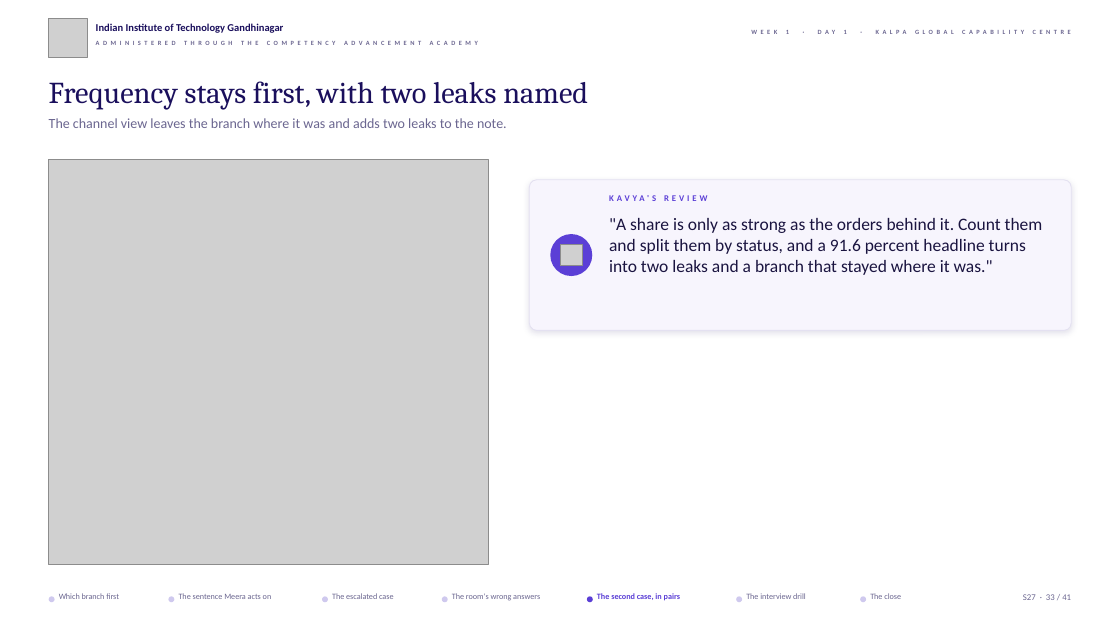
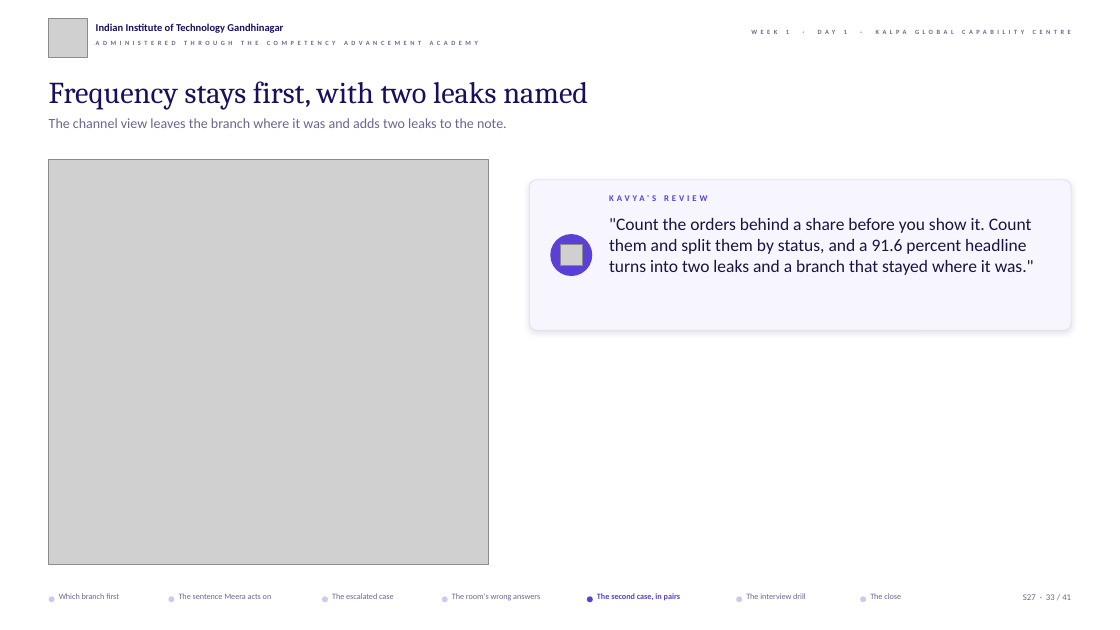
Before and after one commit to fde-academy-lab/c2-content-factory, a slide deck: slide 33 of content/W01/D1/slides/C2_W01_D01_half2_STUDENT.pptx. Drawn at 1120x630 pixels with LibreOffice and Linux fonts; fonts in the diff are those of the drawing; grey boxes stand for pictures; background and template pictures are left out. Boxes give left, top, right and bottom in pixels: in the first picture for what was removed or moved away, otherwise in the second. Text is boxed around its words. In the diff, an @@ line names an element or a change of style, - is before the commit and + after.

```diff
--- a/content/W01/D1/slides/C2_W01_D01_half2_STUDENT.pptx
+++ b/content/W01/D1/slides/C2_W01_D01_half2_STUDENT.pptx
@@ text at (609, 218, 1034, 275): text changed @@
-"A share is only as strong as the orders behind it. Count them and split them by status, and a 91.6 percent headline turns into two leaks and a branch that stayed where it was."
+"Count the orders behind a share before you show it. Count them and split them by status, and a 91.6 percent headline turns into two leaks and a branch that stayed where it was."
```
Also in this commit, not shown: 10 other slides changed, 39 other files.
